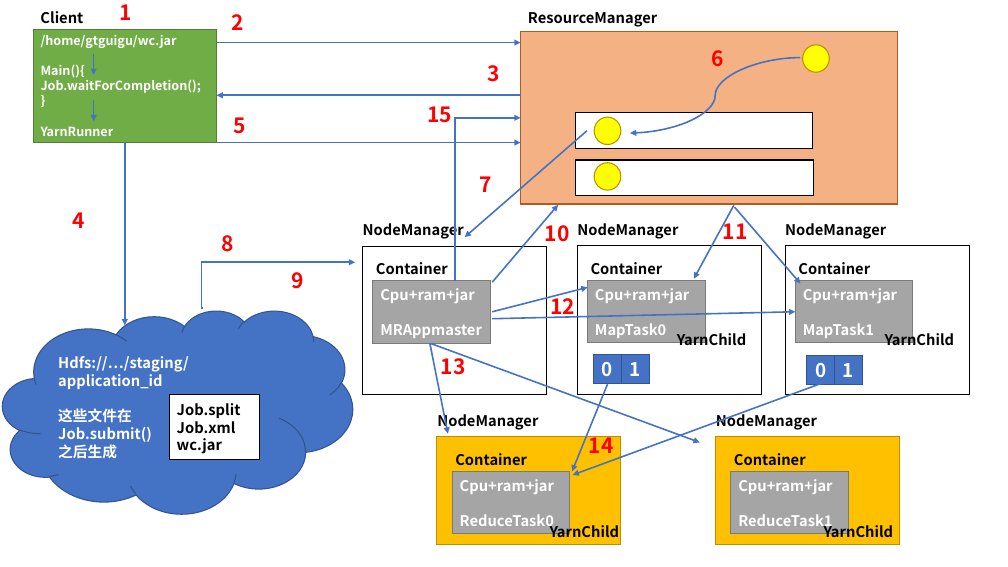
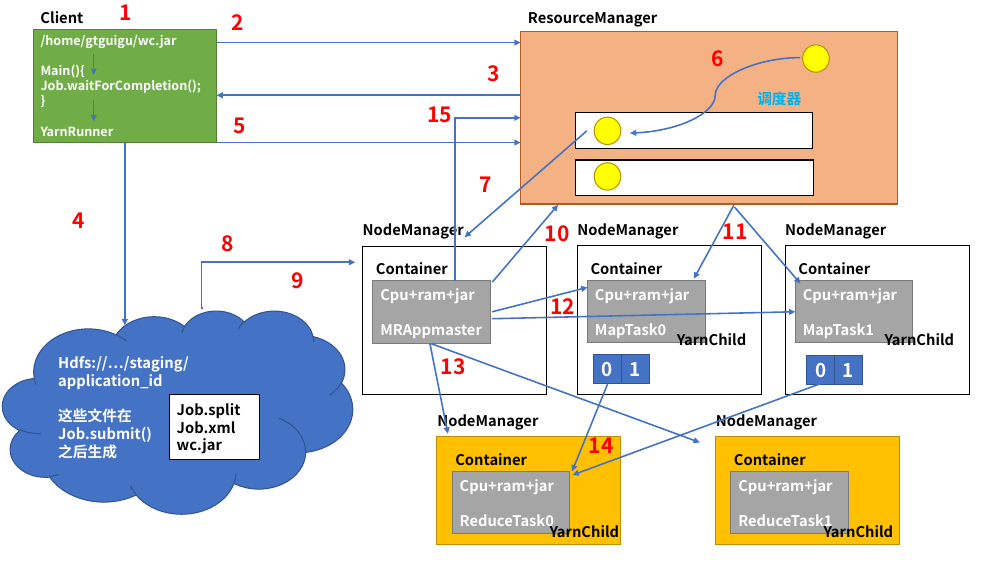
Before and after one commit to johnzhuang1024/bigdata, a slide deck: slide 4 of 大数据面试大保健/图表绘画.pptx. Drawn at 1008x567 pixels with LibreOffice and Linux fonts; fonts in the diff are those of the drawing. Boxes give left, top, right and bottom in pixels: in the first picture for what was removed or moved away, otherwise in the second. Text is boxed around its words. In the diff, an @@ line names an element or a change of style, - is before the commit and + after.

```diff
--- a/大数据面试大保健/图表绘画.pptx
+++ b/大数据面试大保健/图表绘画.pptx
@@ text added at (757,89,801,108), 14 pt, text #00B0F0, bold @@
+调度器
```
Also in this commit, not shown: 2 other slides changed, 1 slide added, 8 other files.
